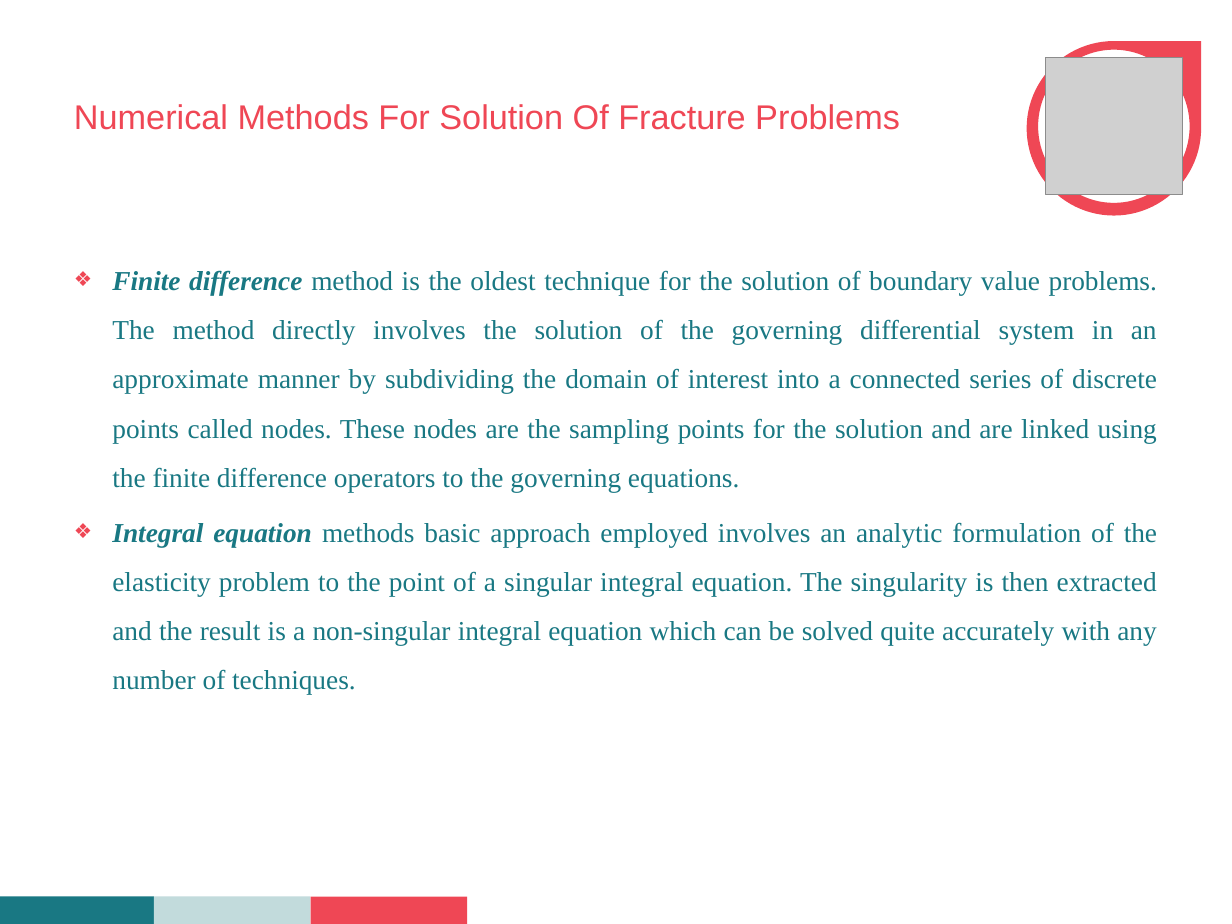
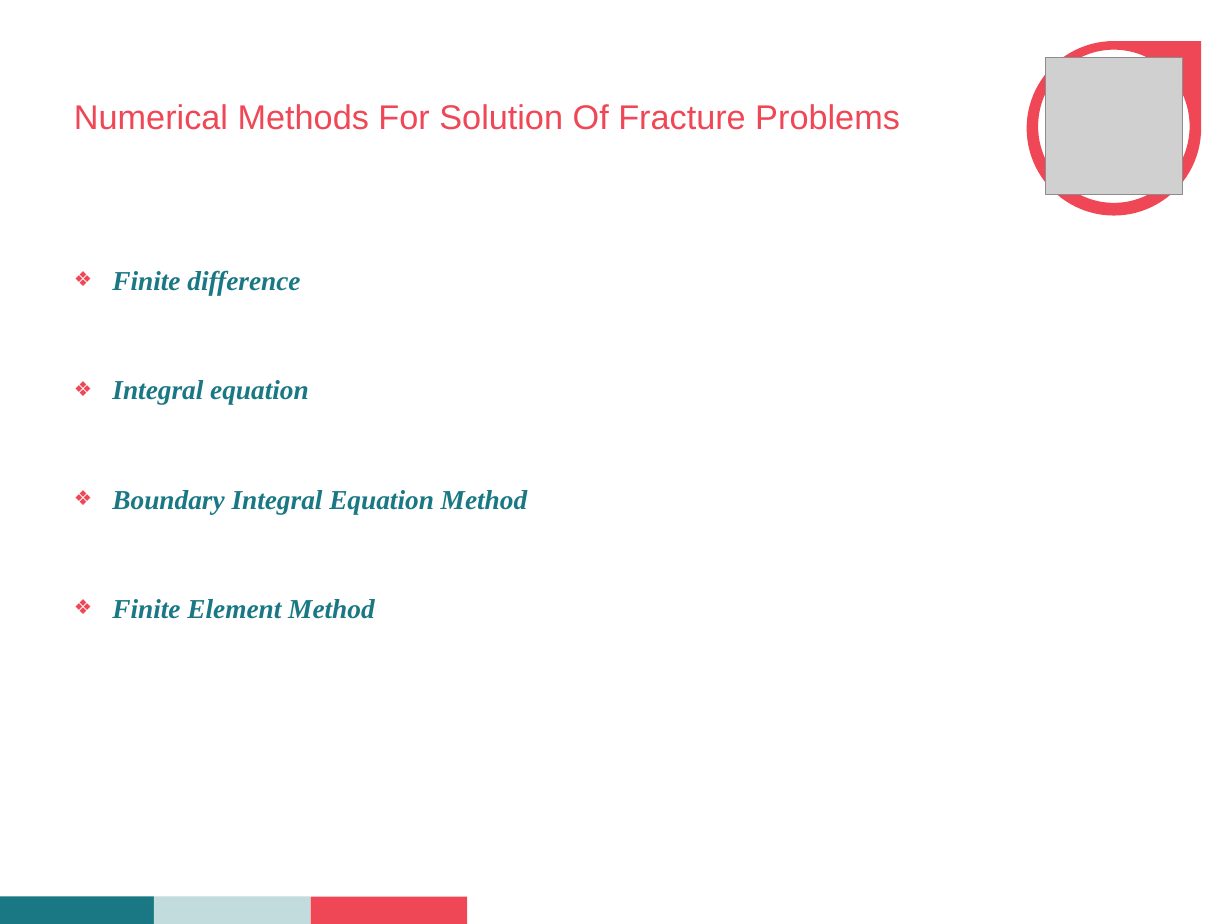
Before and after one commit to Abhinandan1996/seminar, a slide deck: slide 5 of seminar.pptx (slide 11 before the commit). Drawn at 1232x924 pixels with LibreOffice and Linux fonts; fonts in the diff are those of the drawing; grey boxes stand for pictures; background and template pictures are left out. Boxes give left, top, right and bottom in pixels: in the first picture for what was removed or moved away, otherwise in the second. Text is boxed around its words. In the diff, an @@ line names an element or a change of style, - is before the commit and + after.

```diff
--- a/seminar.pptx
+++ b/seminar.pptx
@@ text at (112,270,527,619): text changed; bold on; italic on @@
-❖ Finite difference method is the oldest technique for the solution of boundary value problems. The method directly involves the solution of the governing differential system in an approximate manner by subdividing the domain of interest into a connected series of discrete points called nodes. These nodes are the sampling points for the solution and are linked using the finite difference operators to the governing equations.
-❖ Integral equation methods basic approach employed involves an analytic formulation of the elasticity problem to the point of a singular integral equation. The singularity is then extracted and the result is a non-singular integral equation which can be solved quite accurately with any number of techniques.
+❖ Finite difference
+❖ Integral equation
+❖ Boundary Integral Equation Method
+❖ Finite Element Method
```
Also in this commit, not shown: 13 other slides changed, 1 slide added, 10 slides removed, 2 other files.
